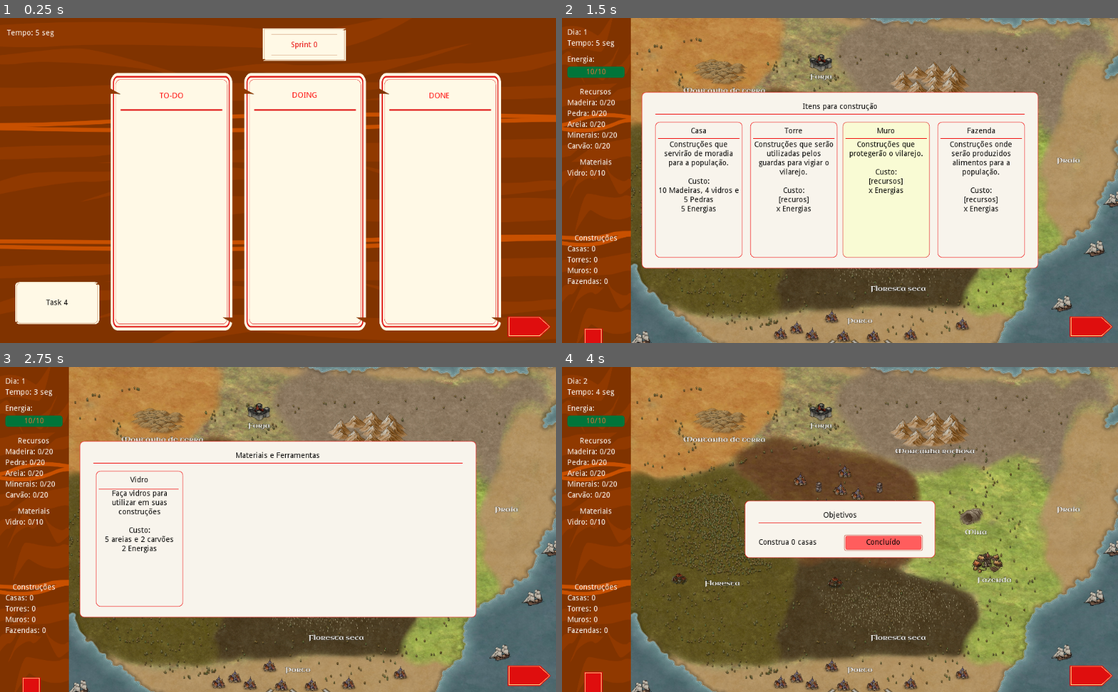
Above: before the commit, frames 1-4 (two rows, left to right).
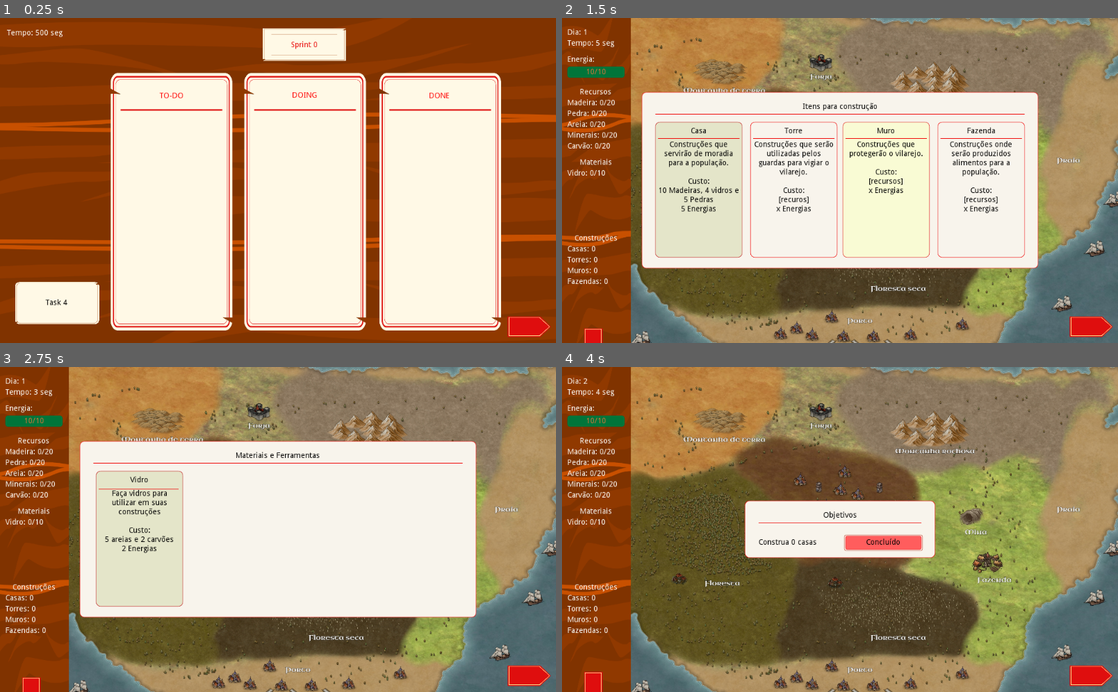
Above: after the commit, the same moments.

Repository: Gebp/TCC
Game: Godot game, scene res://Telas/3-Planejamento.tscn
Same seed, same stepped clock (60 frames per second), same inputs: the game is played once before the commit and once after it. This scene is started directly instead of the project's main scene.
Inputs (mouse positions are in pixels of both pictures, inside the frame that each line leads up to):
- Up to frame 1 (0.25 s): no input
- Up to frame 2 (1.5 s): click (1090, 326) at 0.5 s; click (851, 161) at 1.25 s
- Up to frame 3 (2.75 s): click (261, 415) at 2 s
- Up to frame 4 (4 s): click (1090, 675) at 2.75 s; click (595, 691) at 3.5 s

The runs differ from the first frame. In frame 1, less than 0.1% of the frame differs, in the area x 7-13%, y 3-89%; in frame 2, 6.0%; in frame 3, 6.1%, in the area x 17-33%, y 32-74%; in frame 4, nothing differs.

Commit message:
Backup de alterações

Diff:
--- a/Agile_Vilage/Objetos/TaskCard.tscn
+++ b/Agile_Vilage/Objetos/TaskCard.tscn
@@ -9,9 +9,9 @@
 
 [node name="Container" type="Container"]
 margin_left = 19.0
-margin_top = 9.0
+margin_top = 6.0
 margin_right = 160.0
-margin_bottom = 83.0
+margin_bottom = 79.0
 script = ExtResource( 2 )
 
 [node name="Card" type="KinematicBody2D" parent="."]
@@ -30,9 +30,10 @@
 
 [node name="Texto" type="Label" parent="Card"]
 self_modulate = Color( 0, 0, 0, 1 )
-margin_left = -3.0
+margin_left = -4.0
+margin_top = 12.0
 margin_right = 143.0
-margin_bottom = 72.0
+margin_bottom = 60.0
 text = "Teste tamanho do texto"
 align = 1
 valign = 1
--- a/Agile_Vilage/Scripts/Btn_scripts/btn_campos.gd
+++ b/Agile_Vilage/Scripts/Btn_scripts/btn_campos.gd
@@ -62,9 +62,17 @@
 # Botões de Pop Up
 func _on_BtnVila_pressed():
 	$PopVila.popup_centered()
+	if GlobalVar.energia < 5 or (GlobalVar.madeira < 10 and GlobalVar.pedra < 5 and GlobalVar.vidro < 4):
+		$PopVila/BtnCasa.disabled = true
+	else:
+		$PopVila/BtnCasa.disabled = false
 
 func _on_BtnForja_pressed():
 	$PopForja.popup_centered()
+	if GlobalVar.energia >= 2 or (GlobalVar.areia >= 5 and GlobalVar.carvao >= 2 and GlobalVar.vidro < GlobalVar.limite_vidro):
+		$PopForja/BtnVidro.disabled = true
+	else:
+		$PopForja/BtnVidro.disabled = false
 
 func valida_objetivos():
 	$Menu_lateral/Casas.text = 'Casas: ' + str(GlobalVar.casas)
--- a/Agile_Vilage/Scripts/dnd.gd
+++ b/Agile_Vilage/Scripts/dnd.gd
@@ -4,7 +4,7 @@
 var id: int
 var texto: String
 
-var dropped_on_target: bool = false
+# var dropped_on_target: bool = false
 
 func _ready():
 	add_to_group('Card')
@@ -14,11 +14,11 @@
 #	if not dropped_on_target:
 #		set_drag_preview(_get_preview_control())
 #		return self
-
+#
 #func _on_item_dropped_on_target(arrastavel):
 #	if arrastavel.get('id') != id:
 #		return
 #	queue_free()
-
+#
 #func _get_preview_control():
 #	pass
--- a/Agile_Vilage/Scripts/menu_plan.gd
+++ b/Agile_Vilage/Scripts/menu_plan.gd
@@ -1,6 +1,6 @@
 extends Node
 
-var tempo = 5
+var tempo = 500
 
 func _ready():
 	$Tempo_plan.text = 'Tempo: ' + str(tempo) + ' seg'
--- a/Agile_Vilage/Scripts/tk.gd
+++ b/Agile_Vilage/Scripts/tk.gd
@@ -1,32 +1,34 @@
 extends KinematicBody2D
 
-var distancia
+var draggingDistance
 var dir
-var arrasta
-var nPos = Vector2()
+var dragging
+var newPosition = Vector2()
 
 var mouse_in = false
-var sel = false
+var chosen = false
 
 func _input(event):
 	if event is InputEventMouseButton:
-		if sel and event.is_pressed() && mouse_in:
-			distancia = position.distance_to(get_viewport().get_mouse_position())
+		if chosen and event.is_pressed() && mouse_in:
+			draggingDistance = position.distance_to(get_viewport().get_mouse_position())
 			dir = (get_viewport().get_mouse_position() - position).normalized()
-			arrasta = true
-			nPos = get_viewport().get_mouse_position() - distancia * dir
+			dragging = true
+			newPosition = get_viewport().get_mouse_position() - draggingDistance * dir
 		else:
-			arrasta = false
-			sel = false
+			dragging = false
+			chosen = false
 
 	elif event is InputEventMouseMotion:
-		if arrasta:
-			nPos = get_viewport().get_mouse_position() - distancia * dir
+		if dragging:
+			newPosition = get_viewport().get_mouse_position() - draggingDistance * dir
 
 func _physics_process(delta):
-	if arrasta:
-		move_and_slide((nPos - position) * Vector2(30, 30))
+	if dragging:
+		move_and_slide((newPosition - position) * Vector2(30, 30))
 
+func chosen():
+	chosen = true
 
 func _on_Card_mouse_entered():
 	mouse_in = true
--- a/Agile_Vilage/Telas/4-Execucao.tscn
+++ b/Agile_Vilage/Telas/4-Execucao.tscn
@@ -37,6 +37,19 @@
 WindowDialog/icons/close = SubResource( 4 )
 WindowDialog/icons/close_highlight = SubResource( 6 )
 WindowDialog/styles/panel = ExtResource( 8 )
+
+[sub_resource type="StyleBoxFlat" id=10]
+bg_color = Color( 0.894118, 0.898039, 0.788235, 1 )
+border_width_left = 1
+border_width_top = 1
+border_width_right = 1
+border_width_bottom = 1
+border_color = Color( 0.760784, 0.137255, 0.137255, 1 )
+border_blend = true
+corner_radius_top_left = 8
+corner_radius_top_right = 8
+corner_radius_bottom_right = 8
+corner_radius_bottom_left = 8
 
 [sub_resource type="StyleBoxFlat" id=9]
 bg_color = Color( 0.94902, 0.945098, 0.764706, 1 )
@@ -52,6 +65,7 @@
 corner_radius_bottom_left = 8
 
 [sub_resource type="Theme" id=8]
+Button/styles/disabled = SubResource( 10 )
 Button/styles/hover = ExtResource( 9 )
 Button/styles/normal = ExtResource( 8 )
 Button/styles/pressed = SubResource( 9 )
Not shown: 1 places in Agile_Vilage/Telas/4-Execucao.tscn that only renumber resources
